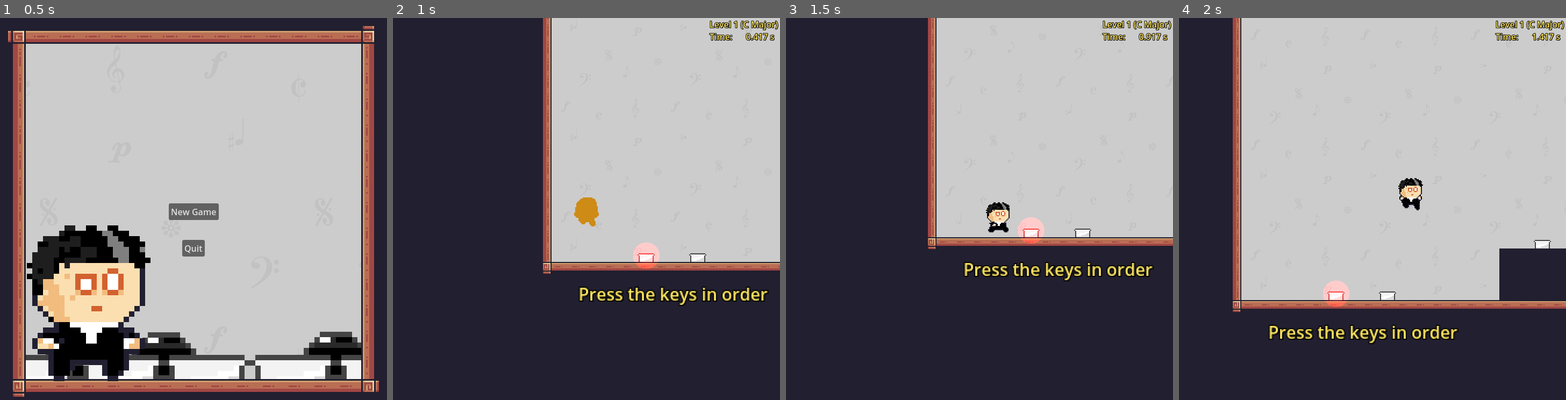
Above: before the commit, frames 1-4 (left to right).
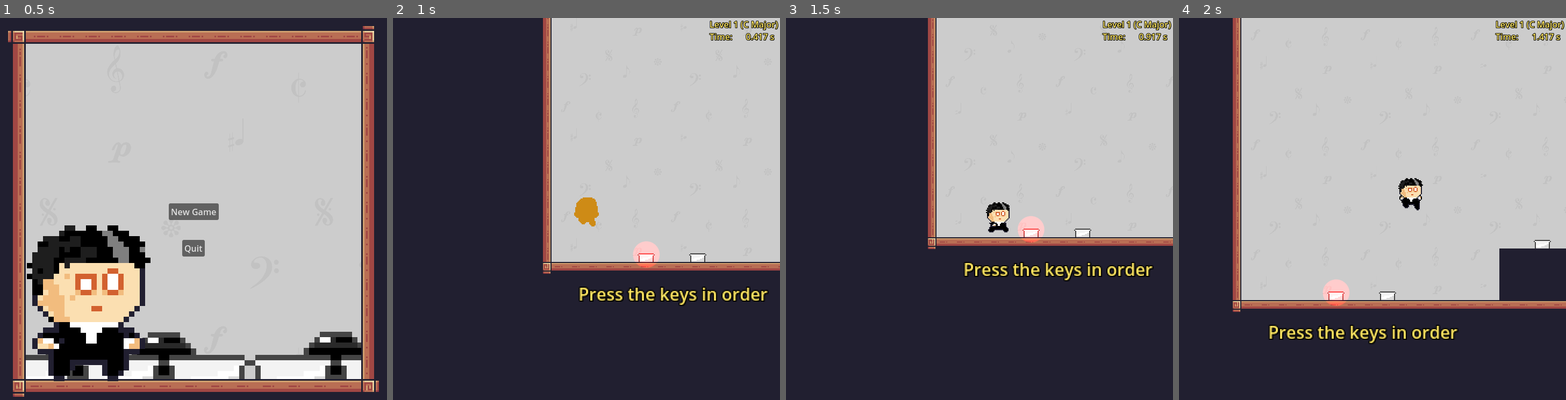
Above: after the commit, the same moments.

Repository: PascalGilbraith/Scale
Game: Godot game, scene res://main_menu.tscn
The game is run twice, just before and just after one commit, with the same random seed, the same clock (stepped at 60 frames per second) and the same inputs.
Inputs:
- Up to frame 1 (0.5 s): no input
- Up to frame 2 (1 s): click "New Game" at 0.5 s
- Up to frame 3 (1.5 s): hold Right (ui_right) from 1.28 s (still down)
- Up to frame 4 (2 s): keep holding Right (ui_right); tap Space (jump) at 1.52 s

Frame 1 is identical in both runs. In frame 2, less than 0.1% of the frame differs, in the area x 62-69%, y 58-66%; in frame 3, less than 0.1%, in the area x 60-67%, y 51-60%; in frame 4, less than 0.1%.

Commit message:
Split press and release detection on the button, make the press collision shape slightly smaller than the release collision shape

Diff:
--- a/button.gd
+++ b/button.gd
@@ -1,4 +1,4 @@
-extends Area2D
+extends Node2D
 class_name button
 
 signal button_pushed
@@ -37,7 +37,7 @@
 	elif Sprite.animation == "release_black" and Sprite.frame_progress == 1:
 		Sprite.play("idle_black")
 
-func _on_body_entered(body):
+func _on_press_collider_body_entered(body):
 	if body is player:
 		AudioPlayer.play()
 		if is_black:
@@ -54,7 +54,7 @@
 func play_sound():
 	AudioPlayer.play()
 
-func _on_body_exited(body):
+func _on_release_collider_body_exited(body):
 	if body is player:
 		if is_black:
 			Sprite.play("release_black")
--- a/button.tscn
+++ b/button.tscn
@@ -160,22 +160,22 @@
 
 [sub_resource type="CapsuleShape2D" id="CapsuleShape2D_xtqxw"]
 radius = 3.0
-height = 14.0
-
-[node name="Button" type="Area2D" node_paths=PackedStringArray("AudioPlayer", "Sprite", "Highlight") groups=["buttons"]]
+height = 10.0
+
+[sub_resource type="CapsuleShape2D" id="CapsuleShape2D_37o87"]
+radius = 4.0
+height = 12.0
+
+[node name="Button" type="Node2D" node_paths=PackedStringArray("AudioPlayer", "Sprite", "Highlight") groups=["buttons"]]
 script = ExtResource("1_a8pru")
 AudioPlayer = NodePath("AudioPlayer")
 Sprite = NodePath("AnimatedSprite2D")
 Highlight = NodePath("Light")
 
-[node name="AnimatedSprite2D" type="AnimatedSprite2D" parent="."]
-texture_filter = 1
-sprite_frames = SubResource("SpriteFrames_01nem")
-animation = &"idle_black"
-autoplay = "idle"
+[node name="AudioPlayer" type="AudioStreamPlayer2D" parent="."]
 
 [node name="Light" type="PointLight2D" parent="."]
-position = Vector2(0, 2)
+position = Vector2(0, 1)
 enabled = false
 color = Color(1, 0, 0, 1)
 energy = 5.0
@@ -183,12 +183,26 @@
 texture = ExtResource("6_yimxm")
 texture_scale = 0.1
 
-[node name="AudioPlayer" type="AudioStreamPlayer2D" parent="."]
-
-[node name="CollisionShape2D" type="CollisionShape2D" parent="."]
+[node name="AnimatedSprite2D" type="AnimatedSprite2D" parent="."]
+texture_filter = 1
+sprite_frames = SubResource("SpriteFrames_01nem")
+animation = &"idle_black"
+autoplay = "idle"
+
+[node name="Press_Collider" type="Area2D" parent="."]
+position = Vector2(0, -2)
+
+[node name="CollisionShape2D" type="CollisionShape2D" parent="Press_Collider"]
 position = Vector2(0, 6)
 rotation = 1.5708
 shape = SubResource("CapsuleShape2D_xtqxw")
 
-[connection signal="body_entered" from="." to="." method="_on_body_entered"]
-[connection signal="body_exited" from="." to="." method="_on_body_exited"]
+[node name="Release_Collider" type="Area2D" parent="."]
+
+[node name="CollisionShape2D" type="CollisionShape2D" parent="Release_Collider"]
+position = Vector2(0, 4)
+rotation = 1.5708
+shape = SubResource("CapsuleShape2D_37o87")
+
+[connection signal="body_entered" from="Press_Collider" to="." method="_on_press_collider_body_entered"]
+[connection signal="body_exited" from="Release_Collider" to="." method="_on_release_collider_body_exited"]
Not shown: 1 places in button.tscn that only renumber resources
